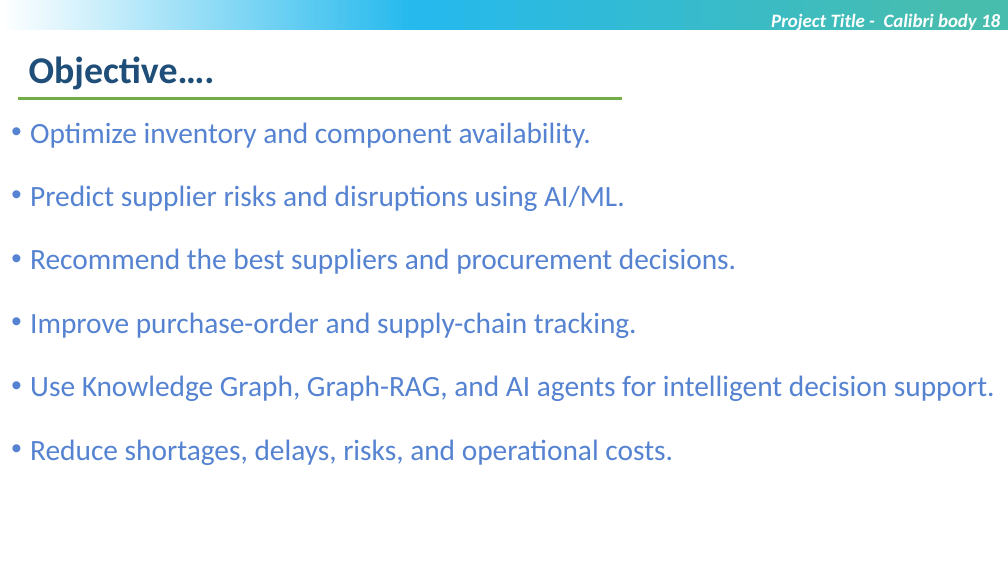
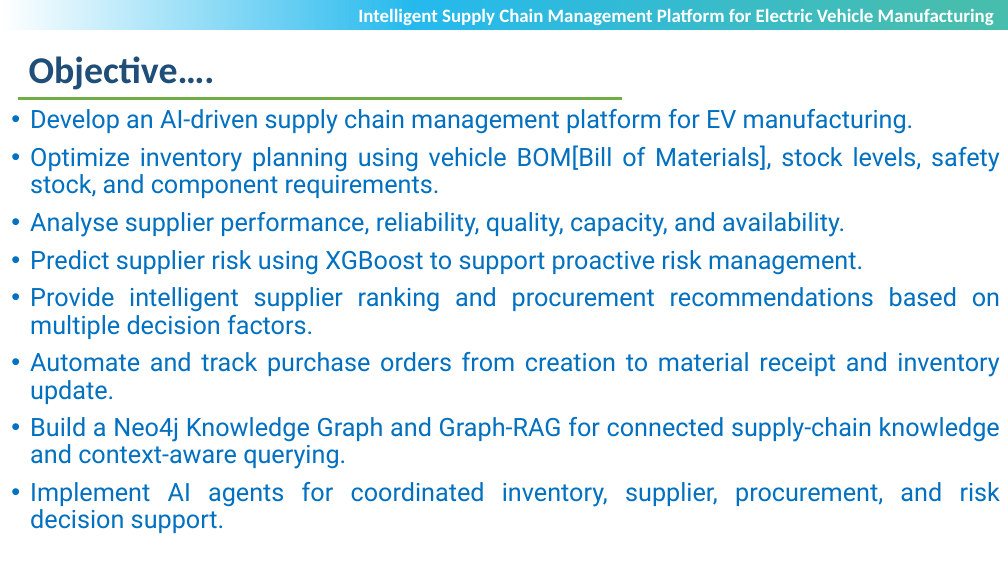
Before and after one commit to radha-gohil/INTELLIGENT-SUPPLY-CHAIN-MANAGEMENT-PLATFORM-FOR-ELECTRIC-VEHICLE-MANUFACTURING, a slide deck: slide 3 of Review-1_EV.pptx. Drawn at 1008x567 pixels with LibreOffice and Linux fonts; fonts in the diff are those of the drawing; background and template pictures are left out. Boxes give left, top, right and bottom in pixels: in the first picture for what was removed or moved away, otherwise in the second. Text is boxed around its words. In the diff, an @@ line names an element or a change of style, - is before the commit and + after.

```diff
--- a/Review-1_EV.pptx
+++ b/Review-1_EV.pptx
@@ text at box(358, 8, 994, 25): text changed; italic off @@
-Project Title - Calibri body 18
+Intelligent Supply Chain Management Platform for Electric Vehicle Manufacturing
@@ text at box(30, 109, 1000, 533): text changed; size 28 to 24 pt; font Calibri to Roboto; text colour #5583D1 to #0070C0 @@
-• Optimize inventory and component availability.
-• Predict supplier risks and disruptions using AI/ML.
-• Recommend the best suppliers and procurement decisions.
-• Improve purchase-order and supply-chain tracking.
-• Use Knowledge Graph, Graph-RAG, and AI agents for intelligent decision support.
-• Reduce shortages, delays, risks, and operational costs.
+• Develop an AI-driven supply chain management platform for EV manufacturing.
+• Optimize inventory planning using vehicle BOM[Bill of Materials], stock levels, safety stock, and component requirements.
+• Analyse supplier performance, reliability, quality, capacity, and availability.
+• Predict supplier risk using XGBoost to support proactive risk management.
+• Provide intelligent supplier ranking and procurement recommendations based on multiple decision factors.
+• Automate and track purchase orders from creation to material receipt and inventory update.
+• Build a Neo4j Knowledge Graph and Graph-RAG for connected supply-chain knowledge and context-aware querying.
+• Implement AI agents for coordinated inventory, supplier, procurement, and risk decision support.
```
Also in this commit, not shown: 10 other slides changed, 1 slide added, 1 slide removed.
